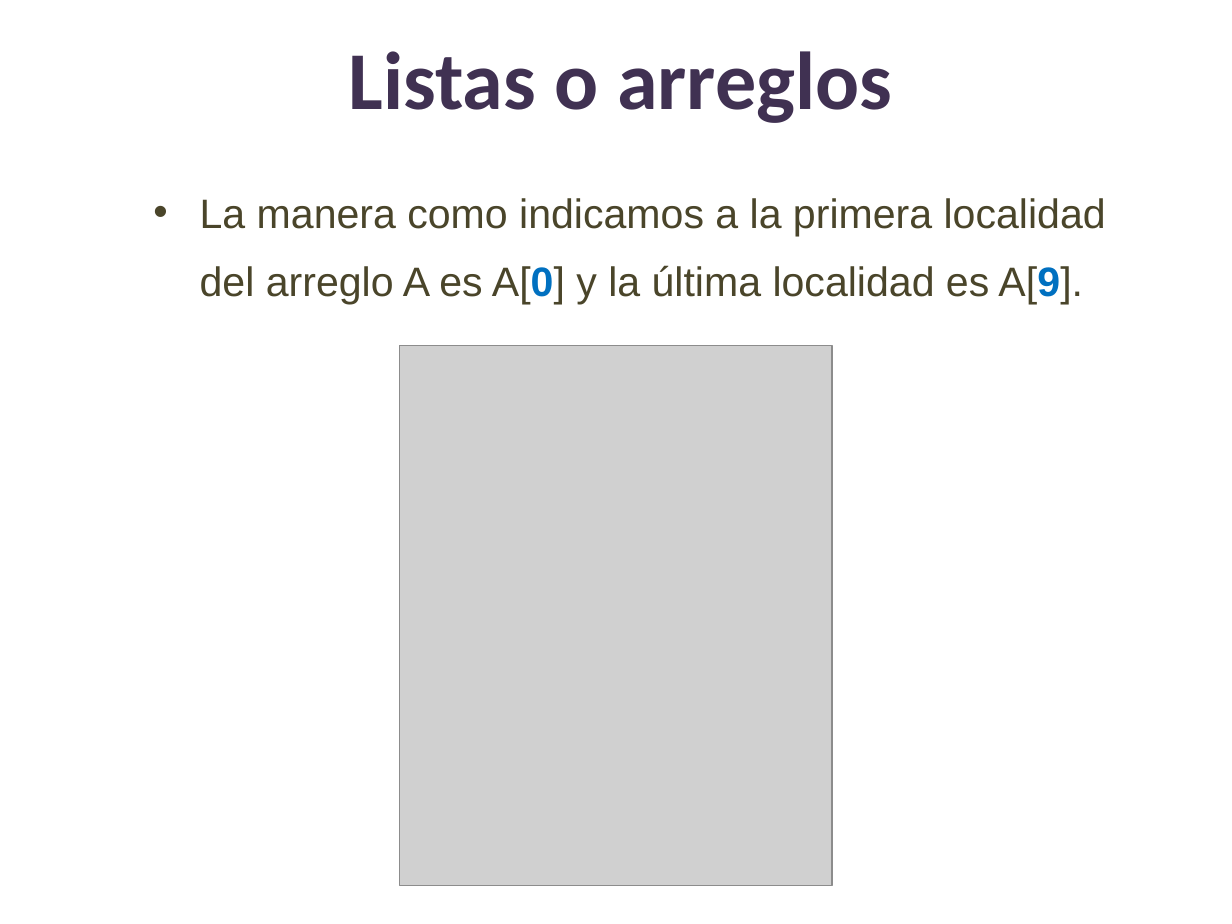
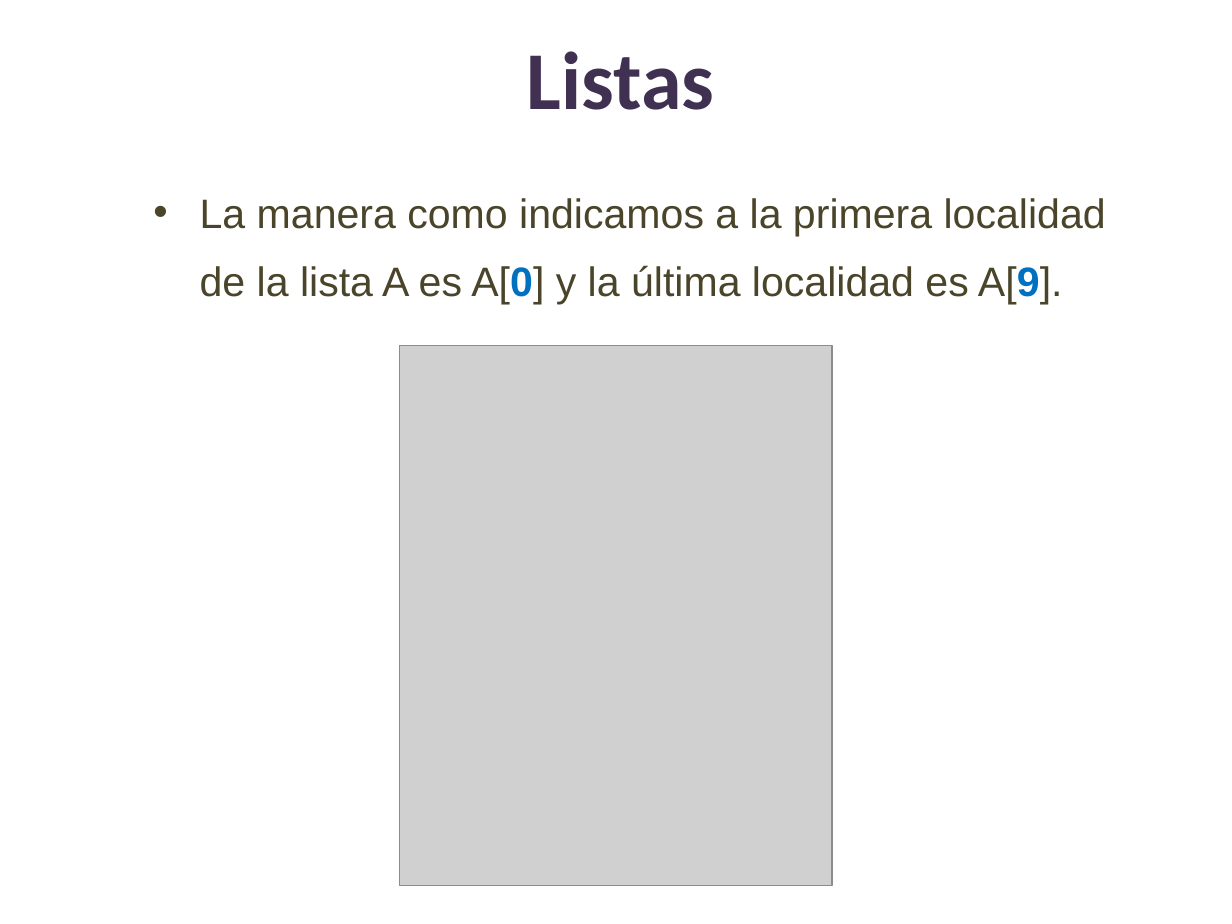
Before and after one commit to lizetheP/Analitica, a slide deck: slide 10 of Calendario2023/presentaciones/7_Listas.pptx. Drawn at 1232x924 pixels with LibreOffice and Linux fonts; fonts in the diff are those of the drawing; grey boxes stand for pictures. Boxes give left, top, right and bottom in pixels: in the first picture for what was removed or moved away, otherwise in the second. Text is boxed around its words. In the diff, an @@ line names an element or a change of style, - is before the commit and + after.

```diff
--- a/Calendario2023/presentaciones/7_Listas.pptx
+++ b/Calendario2023/presentaciones/7_Listas.pptx
@@ title at <box>527,51,714,110</box>: text changed @@
-Listas o arreglos
+Listas
@@ text at <box>200,198,1106,304</box>: text changed @@
-• La manera como indicamos a la primera localidad del arreglo A es A[0] y la última localidad es A[9].
+• La manera como indicamos a la primera localidad de la lista A es A[0] y la última localidad es A[9].
```
Also in this commit, not shown: 22 other slides changed, 1 other file.
